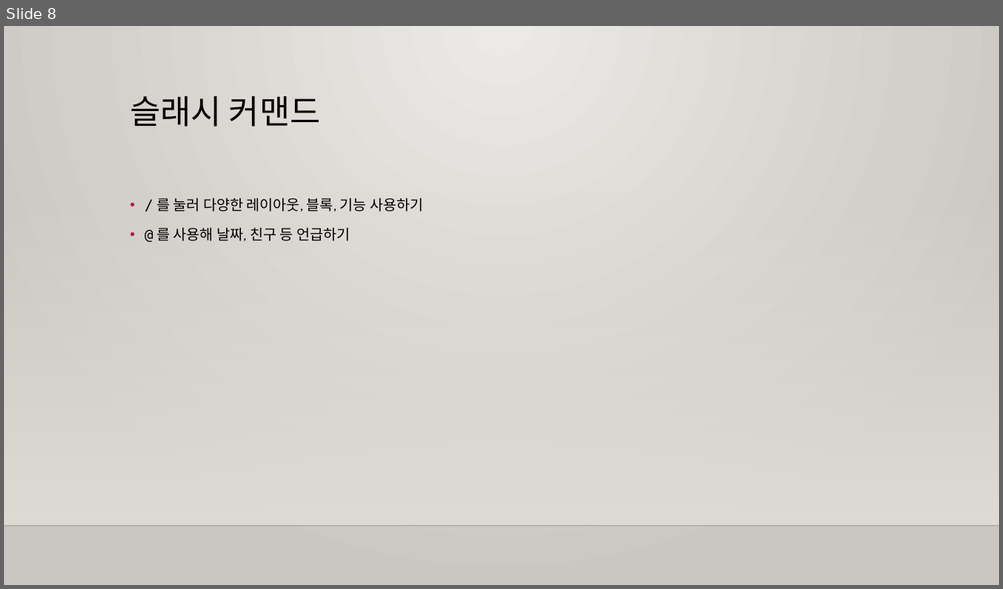
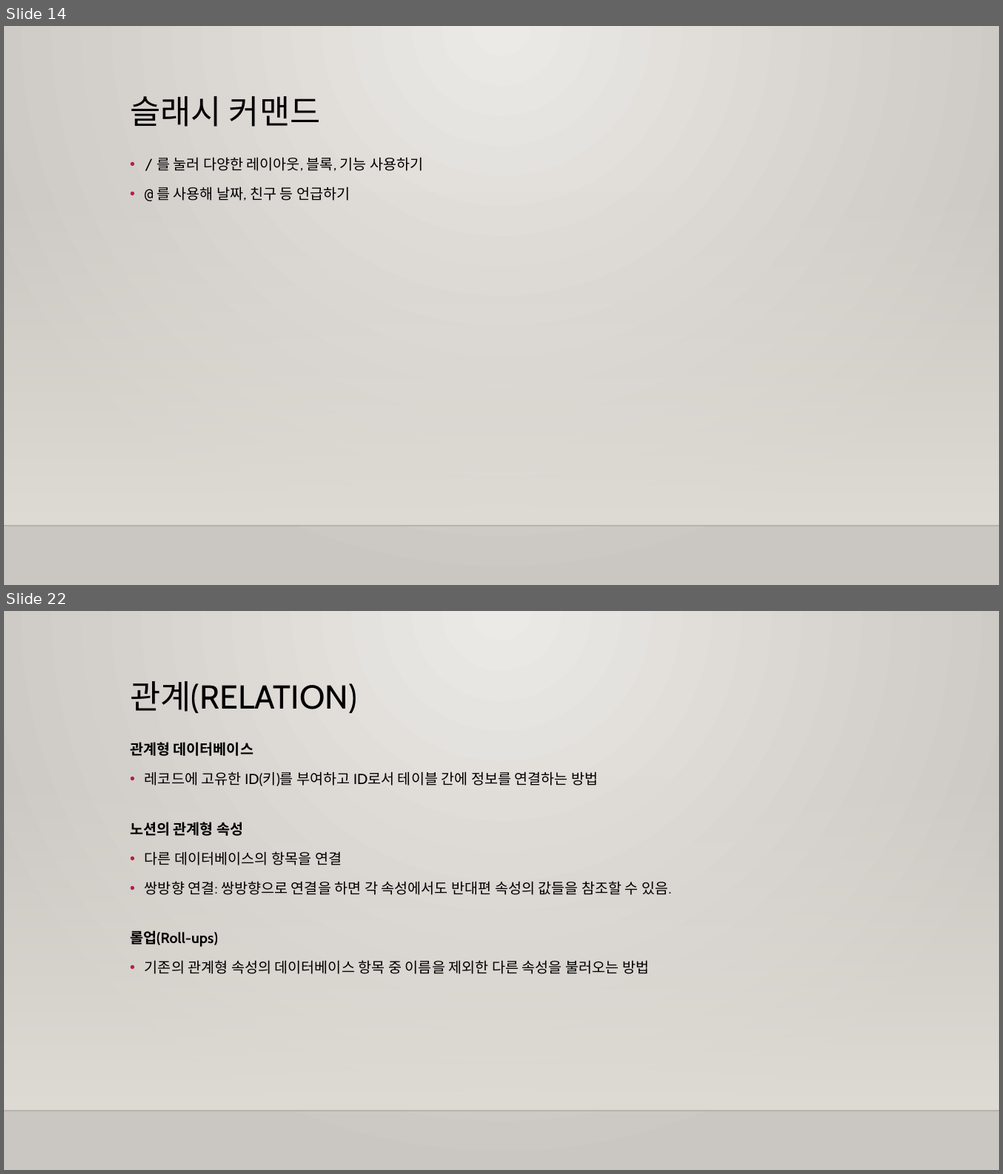
Before and after one commit to m00nlygreat/obsidian-vault, a slide deck: 노코드 엔지니어링/노션으로 랜딩페이지 만들기.pptx. Shown one above the other, each under a label of ours: slide 8 before the commit, slides 14 and 22 after it; the slides between them are not shown. The pictures are 1003x589 and 1003x1174 pixels, drawn with LibreOffice and Linux fonts; fonts in the diff are those of the drawing; background and template pictures are left out. Boxes give left, top, right and bottom in pixels: in the first picture for what was removed or moved away, otherwise in the second. Text is boxed around its words. In the diff, an @@ line names an element or a change of style, - is before the commit and + after.

Commit message:
백업 완료: 2023-11-25 04:05:16
Affected files:
.obsidian/workspace.json
노코드 엔지니어링/노션으로 랜딩페이지 만들기.md
노코드 엔지니어링/노션으로 랜딩페이지 만들기.pptx
노코드 엔지니어링/노코드 개론.pptx

```diff
--- a/노코드 엔지니어링/노션으로 랜딩페이지 만들기.pptx
+++ b/노코드 엔지니어링/노션으로 랜딩페이지 만들기.pptx
@@ slide 22 added at (4,611,999,1170), background gradient #ECEAE7 to #CAC7C1; not listed: 2 template elements that a slide beside it also shows @@
@@ title added at (130,681,357,713), 32 pt, text #000000 @@
+관계(RELATION)
@@ text added at (130,742,671,974), 14 pt, text #000000 @@
+관계형 데이터베이스
+• 레코드에 고유한 ID(키)를 부여하고 ID로서 테이블 간에 정보를 연결하는 방법
+노션의 관계형 속성
+• 다른 데이터베이스의 항목을 연결
+• 쌍방향 연결: 쌍방향으로 연결을 하면 각 속성에서도 반대편 속성의 값들을 참조할 수 있음.
+롤업(Roll-ups)
+• 기존의 관계형 속성의 데이터베이스 항목 중 이름을 제외한 다른 속성을 불러오는 방법
@@ what was slide 8 is now slide 14 @@
@@ slide 14 changed as well @@
@@ text "/ 를 눌러 다양한 레이아웃, ...": place and size @@
-text "/ 를 눌러 다양한 레이아웃, ..." at (156,198,423,241)
+text "/ 를 눌러 다양한 레이아웃, ..." at (156,157,423,201)
```
Also in this commit, not shown: 6 other slides changed, 16 other slides added, 3 slides removed, 3 other files.
